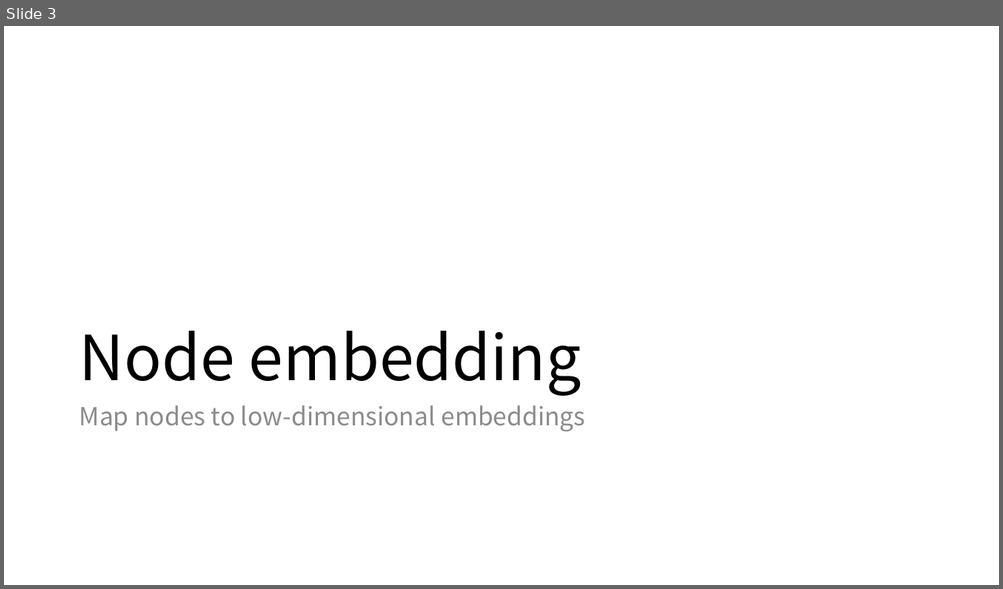
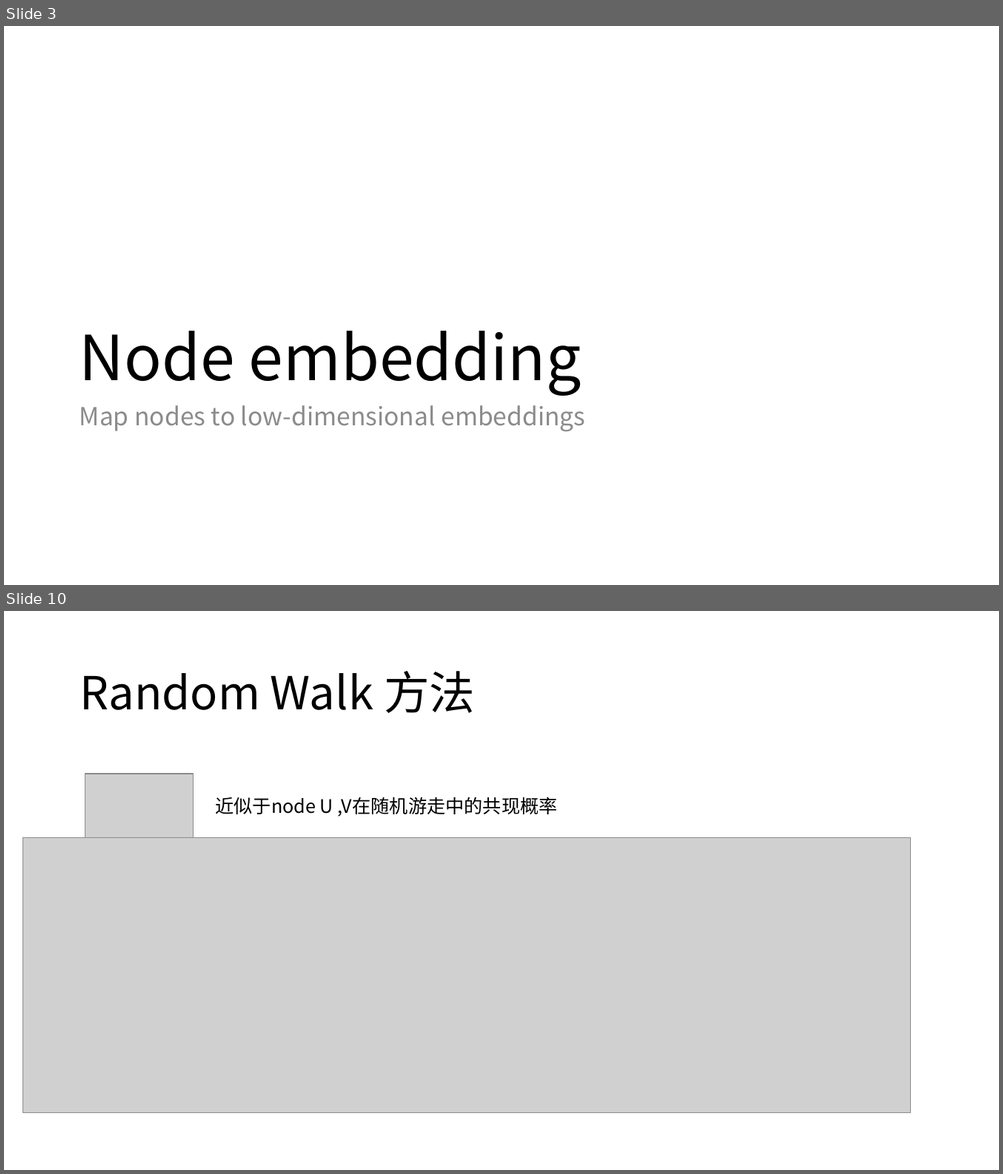
Before and after one commit to shmilysyq/rcmd_paper, a slide deck: embedding/graph embedding/Representation Learning on Graphs.pptx. Shown one above the other, each under a label of ours: slide 3 before the commit, slides 3 and 10 after it; the slides between them are not shown. The pictures are 1003x589 and 1003x1174 pixels, drawn with LibreOffice and Linux fonts; fonts in the diff are those of the drawing; grey boxes stand for pictures. Boxes give left, top, right and bottom in pixels: in the first picture for what was removed or moved away, otherwise in the second. Text is boxed around its words. In the diff, an @@ line names an element or a change of style, - is before the commit and + after.

```diff
--- a/embedding/graph embedding/Representation Learning on Graphs.pptx
+++ b/embedding/graph embedding/Representation Learning on Graphs.pptx
@@ slide 10 added at [4, 611, 999, 1170], background #FFFFFF @@
@@ title added at [79, 671, 475, 713], 44 pt, text #000000 @@
+Random Walk 方法
@@ picture added at [85, 774, 193, 838] @@
@@ text added at [215, 797, 558, 817], 18 pt, text #000000 @@
+近似于node U ,V在随机游走中的共现概率
@@ picture added at [22, 838, 910, 1113] @@
```
Also in this commit, not shown: 23 other slides added.
